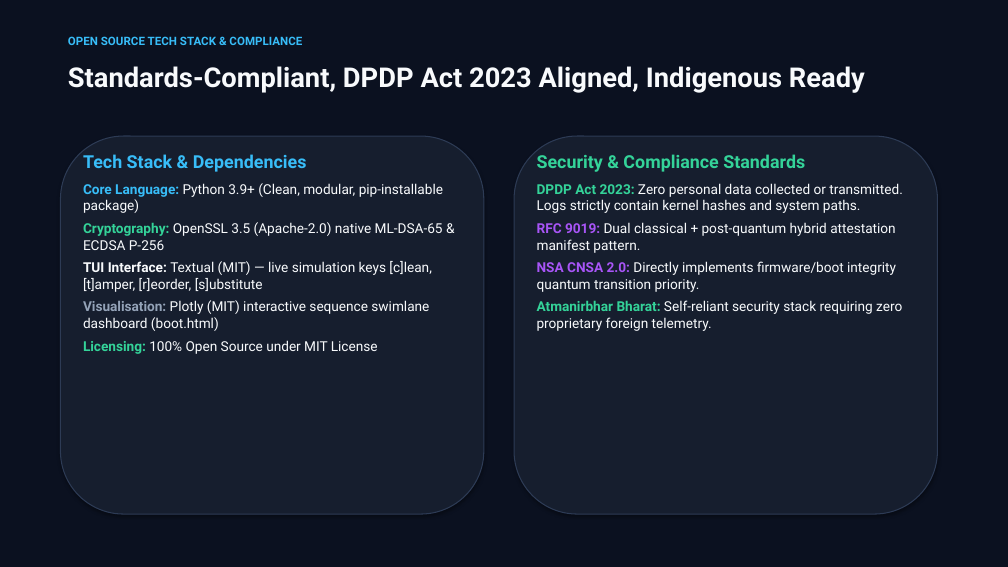
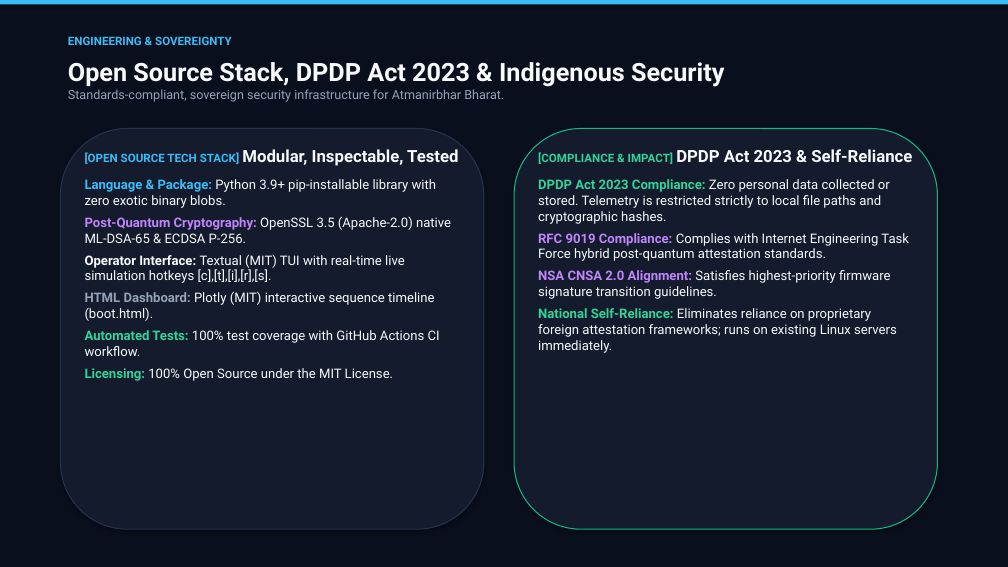
Before and after one commit to basithladdu/prahari, a slide deck: slide 7 of docs/PRAHARI.pptx. Drawn at 1008x567 pixels with LibreOffice and Linux fonts; fonts in the diff are those of the drawing. Boxes give left, top, right and bottom in pixels: in the first picture for what was removed or moved away, otherwise in the second. Text is boxed around its words. In the diff, an @@ line names an element or a change of style, - is before the commit and + after.

Commit message:
Deliver refined masterpiece presentation deck with high-impact visual design

```diff
--- a/docs/PRAHARI.pptx
+++ b/docs/PRAHARI.pptx
@@ rectangle at (x1=0, y1=0, x2=1008, y2=567): fill #0B1120 to #0A0F1D @@
@@ rectangle added at (x1=0, y1=0, x2=1008, y2=5), fill #38BDF8 @@
@@ text at (x1=68, y1=36, x2=232, y2=45): text changed; size 26 to 11 pt; text colour #F8FAFC to #38BDF8 @@
-Standards-Compliant, DPDP Act 2023 Aligned, Indigenous Ready
+ENGINEERING & SOVEREIGNTY
@@ text at (x1=68, y1=62, x2=724, y2=102): text changed; size 11 to 12 pt; text colour #38BDF8 to #94A3B8; bold off @@
-OPEN SOURCE TECH STACK & COMPLIANCE
+Open Source Stack, DPDP Act 2023 & Indigenous Security
+Standards-compliant, sovereign security infrastructure for Atmanirbhar Bharat.
@@ rounded rectangle resized from (x1=60, y1=136, x2=484, y2=514) to (x1=60, y1=129, x2=484, y2=529) @@
@@ rounded rectangle at (x1=60, y1=129, x2=484, y2=529): fill #161E2E to #131B2C; outline #2D3B55 1 pt to #26334D 1 pt @@
@@ text at (x1=85, y1=149, x2=458, y2=381): text changed; size 13 to 12.5 pt @@
-Tech Stack & Dependencies
-Core Language: Python 3.9+ (Clean, modular, pip-installable package)
-Cryptography: OpenSSL 3.5 (Apache-2.0) native ML-DSA-65 & ECDSA P-256
-TUI Interface: Textual (MIT) — live simulation keys [c]lean, [t]amper, [r]eorder, [s]ubstitute
-Visualisation: Plotly (MIT) interactive sequence swimlane dashboard (boot.html)
-Licensing: 100% Open Source under MIT License
+[OPEN SOURCE TECH STACK] Modular, Inspectable, Tested
+Language & Package: Python 3.9+ pip-installable library with zero exotic binary blobs.
+Post-Quantum Cryptography: OpenSSL 3.5 (Apache-2.0) native ML-DSA-65 & ECDSA P-256.
+Operator Interface: Textual (MIT) TUI with real-time live simulation hotkeys [c],[t],[i],[r],[s].
+HTML Dashboard: Plotly (MIT) interactive sequence timeline (boot.html).
+Automated Tests: 100% test coverage with GitHub Actions CI workflow.
+Licensing: 100% Open Source under the MIT License.
@@ rounded rectangle resized from (x1=514, y1=136, x2=938, y2=514) to (x1=514, y1=129, x2=938, y2=529) @@
@@ rounded rectangle at (x1=514, y1=129, x2=938, y2=529): fill #161E2E to #131B2C; outline #2D3B55 1 pt to #10B981 1 pt @@
@@ text at (x1=538, y1=149, x2=912, y2=353): text changed; size 13 to 12.5 pt @@
-Security & Compliance Standards
-DPDP Act 2023: Zero personal data collected or transmitted. Logs strictly contain kernel hashes and system paths.
-RFC 9019: Dual classical + post-quantum hybrid attestation manifest pattern.
-NSA CNSA 2.0: Directly implements firmware/boot integrity quantum transition priority.
-Atmanirbhar Bharat: Self-reliant security stack requiring zero proprietary foreign telemetry.
+[COMPLIANCE & IMPACT] DPDP Act 2023 & Self-Reliance
+DPDP Act 2023 Compliance: Zero personal data collected or stored. Telemetry is restricted strictly to local file paths and cryptographic hashes.
+RFC 9019 Compliance: Complies with Internet Engineering Task Force hybrid post-quantum attestation standards.
+NSA CNSA 2.0 Alignment: Satisfies highest-priority firmware signature transition guidelines.
+National Self-Reliance: Eliminates reliance on proprietary foreign attestation frameworks; runs on existing Linux servers immediately.
```
Also in this commit, not shown: 6 other slides changed.
